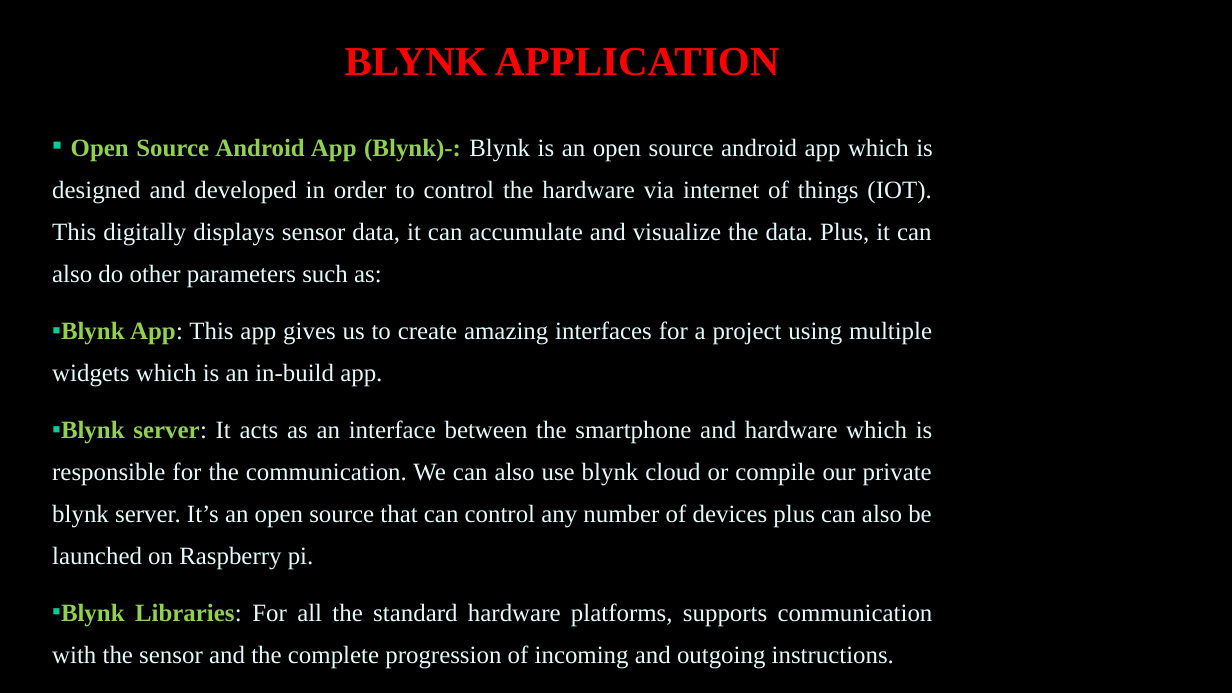
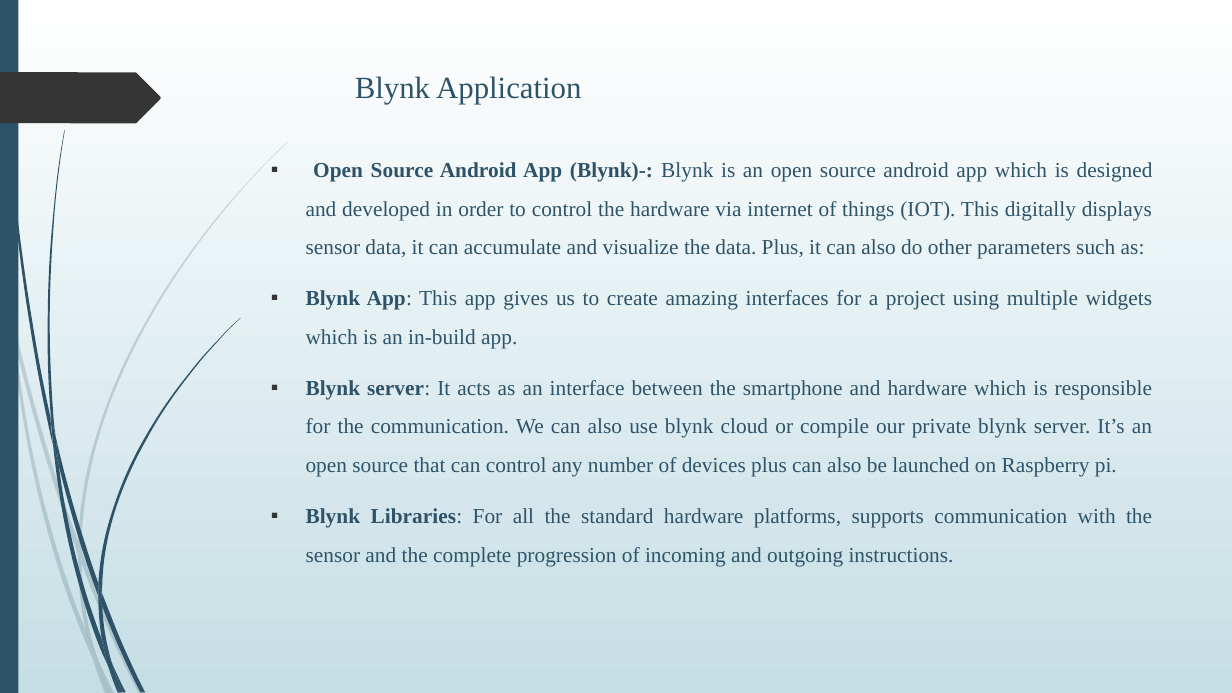
Before and after one commit to Lekshmisr95/body-sensor-network, a slide deck: slide 16 of PPT.pptx. Drawn at 1232x693 pixels with LibreOffice and Linux fonts; fonts in the diff are those of the drawing; background and template pictures are left out. Boxes give left, top, right and bottom in pixels: in the first picture for what was removed or moved away, otherwise in the second. Text is boxed around its words. In the diff, an @@ line names an element or a change of style, - is before the commit and + after.

```diff
--- a/PPT.pptx
+++ b/PPT.pptx
@@ background picture (left out) to gradient #FFFFFF to #C5DEE5 @@
@@ rectangle added at bbox=[0, 0, 18, 693], fill #2E5369 @@
@@ freeform shape added at bbox=[0, 72, 161, 123], fill #353535 @@
@@ title "Blynk Application" at bbox=[355, 76, 581, 104]: vertical alignment bottom to top @@
@@ title at bbox=[355, 76, 581, 104]: text changed; size 32 to 24 pt; text colour #FF0000 to #2E5369; bold off @@
-BLYNK APPLICATION
+Blynk Application
@@ text "Open Source Android App (Blynk)-: ...": place and size @@
-text "Open Source Android App (Blynk)-: ..." at bbox=[52, 138, 933, 669]
+text "Open Source Android App (Blynk)-: ..." at bbox=[306, 162, 1153, 567]
@@ text "Open Source Android App (Blynk)-: ..." at bbox=[306, 162, 1153, 567]: size 19.4 to 16.6 pt, text colour #E4F9F9 to #2E5369; text colour #92D050 to #2E5369 in "Open Source Android App (Blynk)-:", "Blynk App:", "Blynk server:", "Blynk Libraries:"; indent changed; line spacing 1.4 to 1.5; less space between paragraphs; bullet colour #07CB98 to #353535 @@
@@ group added at bbox=[0, 141, 288, 693]: 10 freeform shapes @@
@@ group added at bbox=[3, 0, 240, 693]: 12 freeform shapes @@
```
Also in this commit, not shown: 13 other slides changed, 9 slides added, 4 slides removed, 6 other files.
